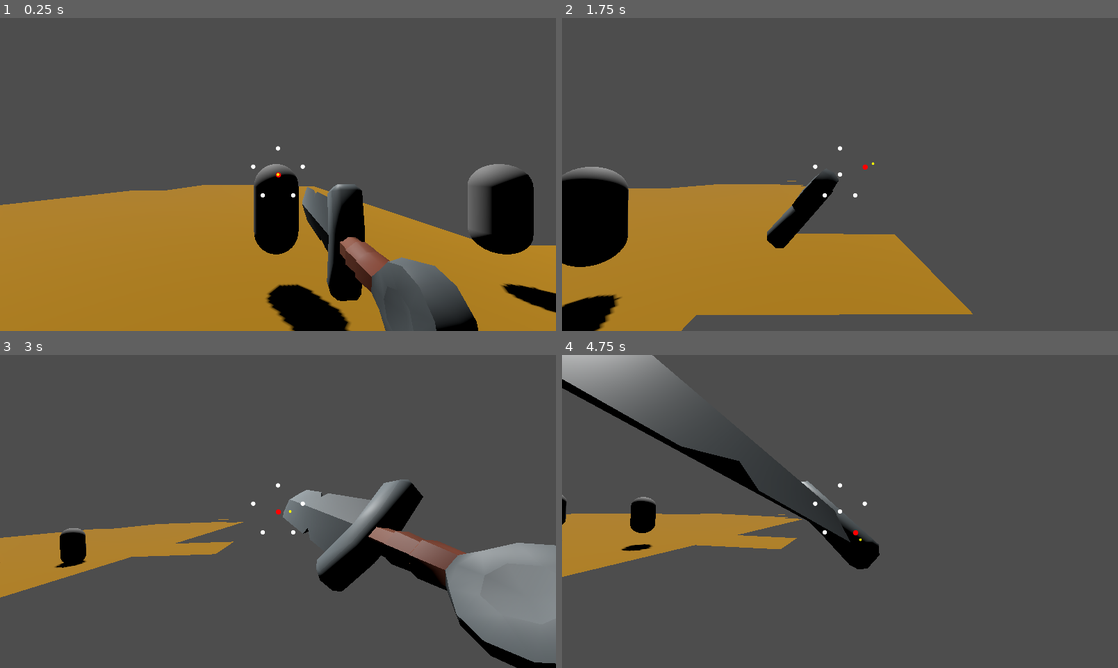
Above: before the commit, frames 1-4 (two rows, left to right).
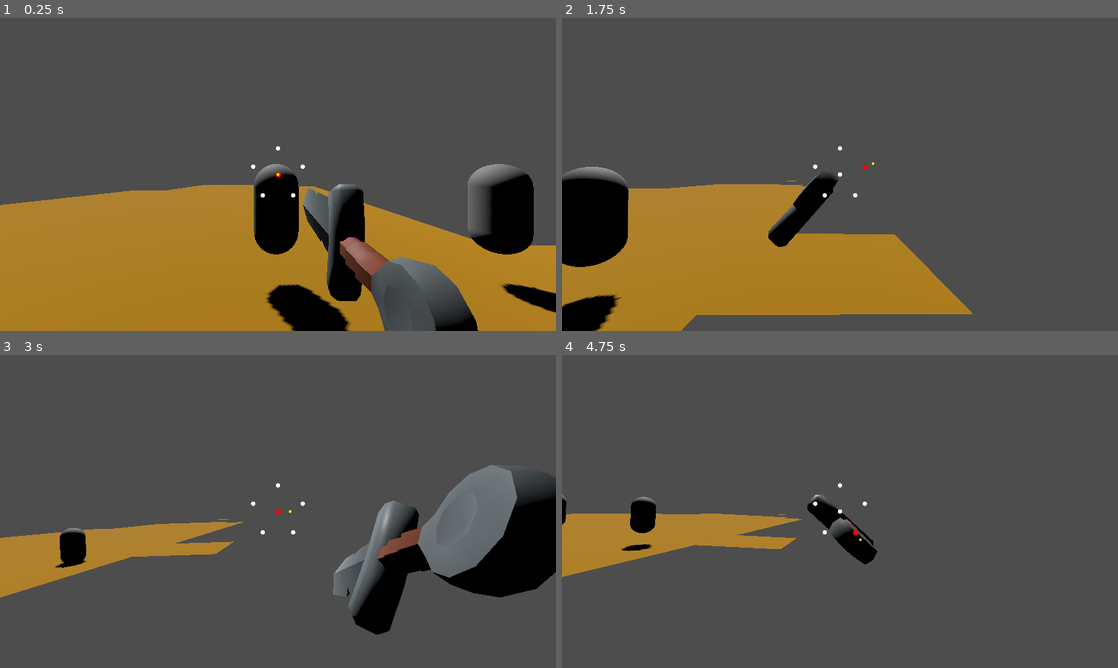
Above: after the commit, the same moments.

Repository: MendelDdS/pdc-godot
Game: Godot game, scene res://scenes/main.tscn
Two runs of this game, one before a commit and one after it. Both use one fixed random seed, a clock stepped at 60 frames per second and the inputs below.
Inputs (mouse positions are in pixels of both pictures, inside the frame that each line leads up to):
- Up to frame 1 (0.25 s): no input
- Up to frame 2 (1.75 s): tap Enter (ui_accept) at 0.5, 0.77, 1.52 s; move the mouse to (867, 174) at 0.52 s; hold D (Right strafe) 0.53-1.28 s; click (867, 174) at 0.6 s; move the mouse to (812, 174) at 1.27 s; hold Down (Back) from 1.28 s (still down); tap Up (Foward) at 1.35 s; click (812, 174) at 1.55 s
- Up to frame 3 (3 s): move the mouse to (289, 505) at 2.02 s; release Down (Back) at 2.03 s; hold D (Right strafe) from 2.03 s (still down); click (289, 505) at 2.1 s; move the mouse to (272, 517) at 2.77 s; right-click (272, 517) at 2.85 s
- Up to frame 4 (4.75 s): tap Enter (ui_accept) at 3.02, 3.77, 4.52 s; click (834, 517) at 3.05 s; move the mouse to (878, 514) at 3.52 s; release D (Right strafe) at 3.53 s; hold A (Left strafe) from 3.53 s (still down); click (878, 514) at 3.6 s; move the mouse to (795, 508) at 4.27 s; tap Up (Foward) at 4.35 s; click (795, 508) at 4.55 s

The runs differ from the first frame. In frame 1, 0.1% of the frame differs, in the area x 54-86%, y 53-100%; in frame 2, less than 0.1%; in frame 3, 18%, in the area x 50-100%, y 35-100%; in frame 4, 5.7%.

Commit message:
fix(#0000): fix sword rotation

Diff:
--- a/scenes/actors/player/player.gd
+++ b/scenes/actors/player/player.gd
@@ -105,13 +105,9 @@
 		target_rot = DEFENSE_STANCE["rot"]
 
 	# Interpolação de Posição
-	weapon_pivot.position = weapon_pivot.position.lerp(target_pos, delta * 15.0)
-
-	# Interpolação suave da rotação usando lerp_angle para evitar "saltos"
-	var current_rot = weapon_pivot.rotation_degrees
-	weapon_pivot.rotation_degrees.x = lerp_angle(deg_to_rad(current_rot.x), deg_to_rad(target_rot.x), delta * 15.0) * (180.0/PI)
-	weapon_pivot.rotation_degrees.y = lerp_angle(deg_to_rad(current_rot.y), deg_to_rad(target_rot.y), delta * 15.0) * (180.0/PI)
-	weapon_pivot.rotation_degrees.z = lerp_angle(deg_to_rad(current_rot.z), deg_to_rad(target_rot.z), delta * 15.0) * (180.0/PI)
+	var stance_weight := clampf(delta * 15.0, 0.0, 1.0)
+	weapon_pivot.position = weapon_pivot.position.lerp(target_pos, stance_weight)
+	_set_weapon_rotation_quat_weight(stance_weight, weapon_pivot.rotation_degrees, target_rot)
 
 func perform_attack() -> void:
 	if is_attacking or not can_attack:
@@ -126,10 +122,11 @@
 	var next_stance = _get_next_stance_after_attack(current_stance_index)
 	combat_ui.set_direction(next_stance)
 
-	var original_pos = target_stance_pos
-	var original_rot = target_stance_rot
+	# Usa a pose atual real como origem para evitar "snap" quando a arma ainda está em transição.
+	var original_pos = weapon_pivot.position
+	var original_rot = _normalize_degrees(weapon_pivot.rotation_degrees)
 	var final_pos = STANCES[next_stance]["pos"]
-	var final_rot = STANCES[next_stance]["rot"]
+	var final_rot = _normalize_degrees(STANCES[next_stance]["rot"])
 
 	# 2. Calcular parâmetros de impacto
 	var is_thrust = (current_stance_index == 0)
@@ -138,12 +135,12 @@
 
 	var lerp_weight = 0.5
 	var attack_pos = original_pos.lerp(final_pos, lerp_weight) + Vector3(0, 0, lunge_z)
-	var attack_rot = _lerp_degrees(original_rot, final_rot, lerp_weight)
+	var attack_rot = _normalize_degrees(_lerp_degrees(original_rot, final_rot, lerp_weight))
 
 	# Antecipação (Recuo antes do golpe)
 	var windup_lerp = 0.25
 	var windup_pos = original_pos.lerp(final_pos, windup_lerp) + Vector3(0, 0.05, 0.15)
-	var windup_rot = _lerp_degrees(original_rot, final_rot, windup_lerp) + Vector3(8, 0, 0)
+	var windup_rot = _normalize_degrees(_lerp_degrees(original_rot, final_rot, windup_lerp) + Vector3(8, 0, 0))
 
 	# Ajustes de peso baseados na postura inicial
 	var camera_kick_dir = Vector3.ZERO
@@ -164,15 +161,35 @@
 			attack_pos = original_pos + Vector3(0, 0, -2.5)
 			camera_kick_dir = Vector3(0.8, 0, 0)
 
+	# Segurança de trajetória:
+	# evita que a animação "puxe" a espada para o player quando STANCES/offsets mudam.
+	var max_allowed_pullback_z: float = original_pos.z + 0.08
+	var min_required_lunge_z: float = original_pos.z - (2.5 if is_thrust else 0.35)
+	windup_pos.z = min(windup_pos.z, max_allowed_pullback_z)
+	attack_pos.z = min(attack_pos.z, min_required_lunge_z)
+
+	attack_rot = _normalize_degrees(attack_rot)
+	windup_rot = _normalize_degrees(windup_rot)
+
 	var tween = create_tween().set_parallel(false)
 
 	# --- ESTÁGIO 1: ANTECIPAÇÃO (Wind-up) ---
 	tween.tween_property(weapon_pivot, "position", windup_pos, 0.15).set_trans(Tween.TRANS_SINE).set_ease(Tween.EASE_OUT)
-	tween.parallel().tween_property(weapon_pivot, "rotation_degrees", windup_rot, 0.15).set_trans(Tween.TRANS_SINE).set_ease(Tween.EASE_OUT)
+	tween.parallel().tween_method(
+		_set_weapon_rotation_quat_weight.bind(original_rot, windup_rot),
+		0.0,
+		1.0,
+		0.15
+	).set_trans(Tween.TRANS_SINE).set_ease(Tween.EASE_OUT)
 
 	# --- ESTÁGIO 2: IMPACTO (The Strike) ---
 	tween.tween_property(weapon_pivot, "position", attack_pos, 0.12).set_trans(Tween.TRANS_CUBIC).set_ease(Tween.EASE_OUT)
-	tween.parallel().tween_property(weapon_pivot, "rotation_degrees", attack_rot, 0.12).set_trans(Tween.TRANS_CUBIC).set_ease(Tween.EASE_OUT)
+	tween.parallel().tween_method(
+		_set_weapon_rotation_quat_weight.bind(windup_rot, attack_rot),
+		0.0,
+		1.0,
+		0.12
+	).set_trans(Tween.TRANS_CUBIC).set_ease(Tween.EASE_OUT)
 
 	# Feedback de impacto
 	tween.parallel().tween_callback(func():
@@ -182,7 +199,12 @@
 
 	# --- ESTÁGIO 3: RECUPERAÇÃO (Follow-through) ---
 	tween.tween_property(weapon_pivot, "position", final_pos, 0.4).set_trans(Tween.TRANS_BACK).set_ease(Tween.EASE_OUT)
-	tween.parallel().tween_property(weapon_pivot, "rotation_degrees", final_rot, 0.4).set_trans(Tween.TRANS_BACK).set_ease(Tween.EASE_OUT)
+	tween.parallel().tween_method(
+		_set_weapon_rotation_quat_weight.bind(attack_rot, final_rot),
+		0.0,
+		1.0,
+		0.4
+	).set_trans(Tween.TRANS_BACK).set_ease(Tween.EASE_OUT)
 
 	# --- ESTÁGIO 4: COOLDOWN E RESET ---
 	tween.tween_interval(0.05)
@@ -213,6 +235,26 @@
 		rad_to_deg(lerp_angle(deg_to_rad(from.y), deg_to_rad(to.y), weight)),
 		rad_to_deg(lerp_angle(deg_to_rad(from.z), deg_to_rad(to.z), weight))
 	)
+
+func _normalize_degrees(rot: Vector3) -> Vector3:
+	return Vector3(
+		wrapf(rot.x, -180.0, 180.0),
+		wrapf(rot.y, -180.0, 180.0),
+		wrapf(rot.z, -180.0, 180.0)
+	)
+
+func _set_weapon_rotation_quat_weight(weight: float, from_rot: Vector3, to_rot: Vector3) -> void:
+	var from_quat := _degrees_to_quat(from_rot)
+	var to_quat := _degrees_to_quat(to_rot)
+	weapon_pivot.quaternion = from_quat.slerp(to_quat, weight)
+
+func _degrees_to_quat(rot_degrees: Vector3) -> Quaternion:
+	var rot_radians := Vector3(
+		deg_to_rad(rot_degrees.x),
+		deg_to_rad(rot_degrees.y),
+		deg_to_rad(rot_degrees.z)
+	)
+	return Quaternion.from_euler(rot_radians)
 
 func _get_next_stance_after_attack(current: int) -> int:
 	match current:
